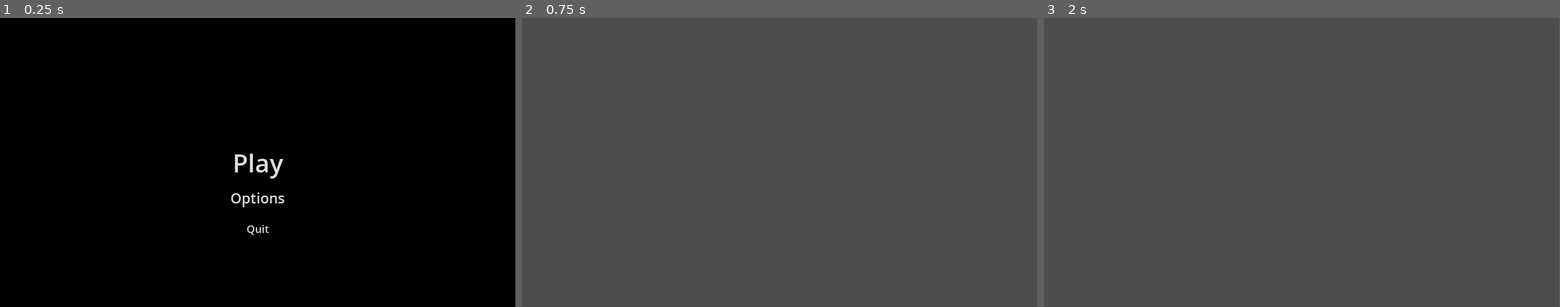
Above: before the commit, frames 1-3 (left to right).
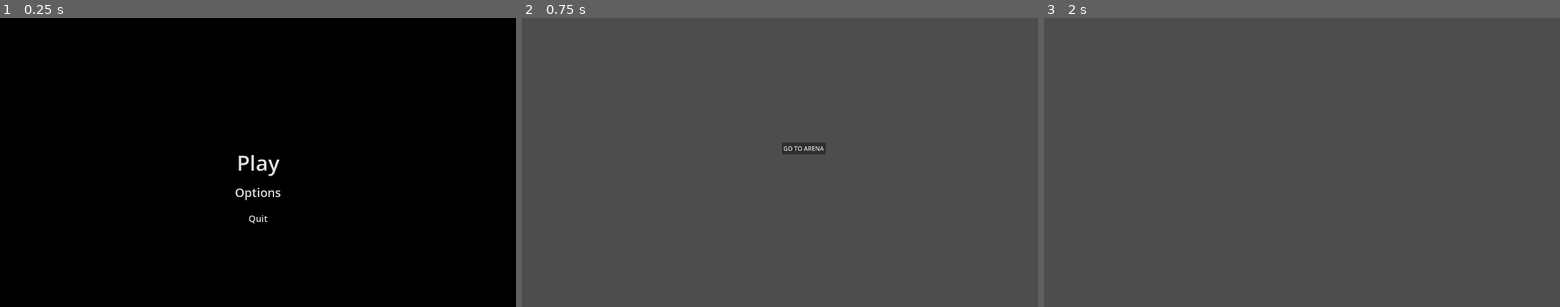
Above: after the commit, the same moments.

Repository: Pi3dra/GodotTemplate
Game: Godot game, scene res://Scenes/main.tscn
The game is run twice, just before and just after one commit, with the same random seed, the same clock (stepped at 60 frames per second) and the same inputs.
Inputs (mouse positions are in pixels of both pictures, inside the frame that each line leads up to):
- Up to frame 1 (0.25 s): no input
- Up to frame 2 (0.75 s): click "Play" at 0.5 s
- Up to frame 3 (2 s): click (1327, 148) at 1.25 s, where only the run after the commit has a clickable "GO TO ARENA"
In our replay, the window is 799x449 before the commit and 800x449 after it. These sizes can differ from the game's own. Grey fills any space a smaller window leaves; there, only what the larger window draws over its background counts as a difference.

The runs differ from the first frame. In frame 1, 0.7% of the frame differs, in the area x 44-56%, y 46-76%; in frame 2, 0.3%; in frame 3, only the window size differs.

Commit message:
Base structure

Diff:
--- /dev/null
+++ b/Scenes/GameScene/arena.tscn
@@ -0,0 +1,6 @@
+[gd_scene load_steps=2 format=3 uid="uid://ccgdngh77m0hc"]
+
+[ext_resource type="Script" uid="uid://ctqaycr8567lg" path="res://Scripts/GameScene/arena.gd" id="1_ir3ek"]
+
+[node name="Arena" type="Node2D"]
+script = ExtResource("1_ir3ek")
--- a/Scenes/GameScene/game_scene.tscn
+++ b/Scenes/GameScene/game_scene.tscn
@@ -1,3 +1,7 @@
-[gd_scene format=3 uid="uid://xy0wonkog4ns"]
+[gd_scene load_steps=2 format=3 uid="uid://xy0wonkog4ns"]
+
+[ext_resource type="PackedScene" uid="uid://dngx7vu22cd8o" path="res://Scenes/GameScene/tavern.tscn" id="1_2p8i2"]
 
 [node name="GameScene" type="Node2D"]
+
+[node name="Tavern" parent="." instance=ExtResource("1_2p8i2")]
--- /dev/null
+++ b/Scenes/GameScene/tavern.tscn
@@ -0,0 +1,24 @@
+[gd_scene load_steps=2 format=3 uid="uid://dngx7vu22cd8o"]
+
+[ext_resource type="Script" uid="uid://hw6bytylistb" path="res://Scripts/GameScene/tavern.gd" id="1_273kw"]
+
+[node name="Tavern" type="Node2D" node_paths=PackedStringArray("arena")]
+script = ExtResource("1_273kw")
+arena = NodePath("Button")
+
+[node name="Button" type="Button" parent="."]
+anchors_preset = 8
+anchor_left = 0.5
+anchor_top = 0.5
+anchor_right = 0.5
+anchor_bottom = 0.5
+offset_left = 742.0
+offset_top = 342.0
+offset_right = 750.0
+offset_bottom = 350.0
+grow_horizontal = 2
+grow_vertical = 2
+text = "GO TO ARENA"
+metadata/_edit_use_anchors_ = true
+
+[connection signal="pressed" from="Button" to="." method="_on_button_pressed"]
--- /dev/null
+++ b/Scripts/GameScene/arena.gd
@@ -0,0 +1,11 @@
+extends Node2D
+
+
+# Called when the node enters the scene tree for the first time.
+func _ready() -> void:
+	pass # Replace with function body.
+
+
+# Called every frame. 'delta' is the elapsed time since the previous frame.
+func _process(delta: float) -> void:
+	pass
--- /dev/null
+++ b/Scripts/GameScene/tavern.gd
@@ -0,0 +1,19 @@
+extends Node2D
+
+@export var arena: Button
+var arena_scene: PackedScene = load("uid://ccgdngh77m0hc")
+
+# Called when the node enters the scene tree for the first time.
+func _ready() -> void:
+	pass # Replace with function body.
+
+
+# Called every frame. 'delta' is the elapsed time since the previous frame.
+func _process(delta: float) -> void:
+	pass
+
+
+func _on_button_pressed() -> void:
+	var lArena = arena_scene.instantiate()
+	get_parent().add_child(lArena)
+	hide()
--- a/project.godot
+++ b/project.godot
@@ -19,9 +19,10 @@
 
 buses/default_bus_layout="res://Assets/Audio/default_bus_layout.tres"
 
-[editor_plugins]
+[display]
 
-enabled=PackedStringArray("res://addons/godot-vim/plugin.cfg")
+window/size/viewport_width=1366
+window/size/viewport_height=768
 
 [internationalization]
 
Not shown, added: Scripts/GameScene/arena.gd.uid
Not shown, added: Scripts/GameScene/tavern.gd.uid
